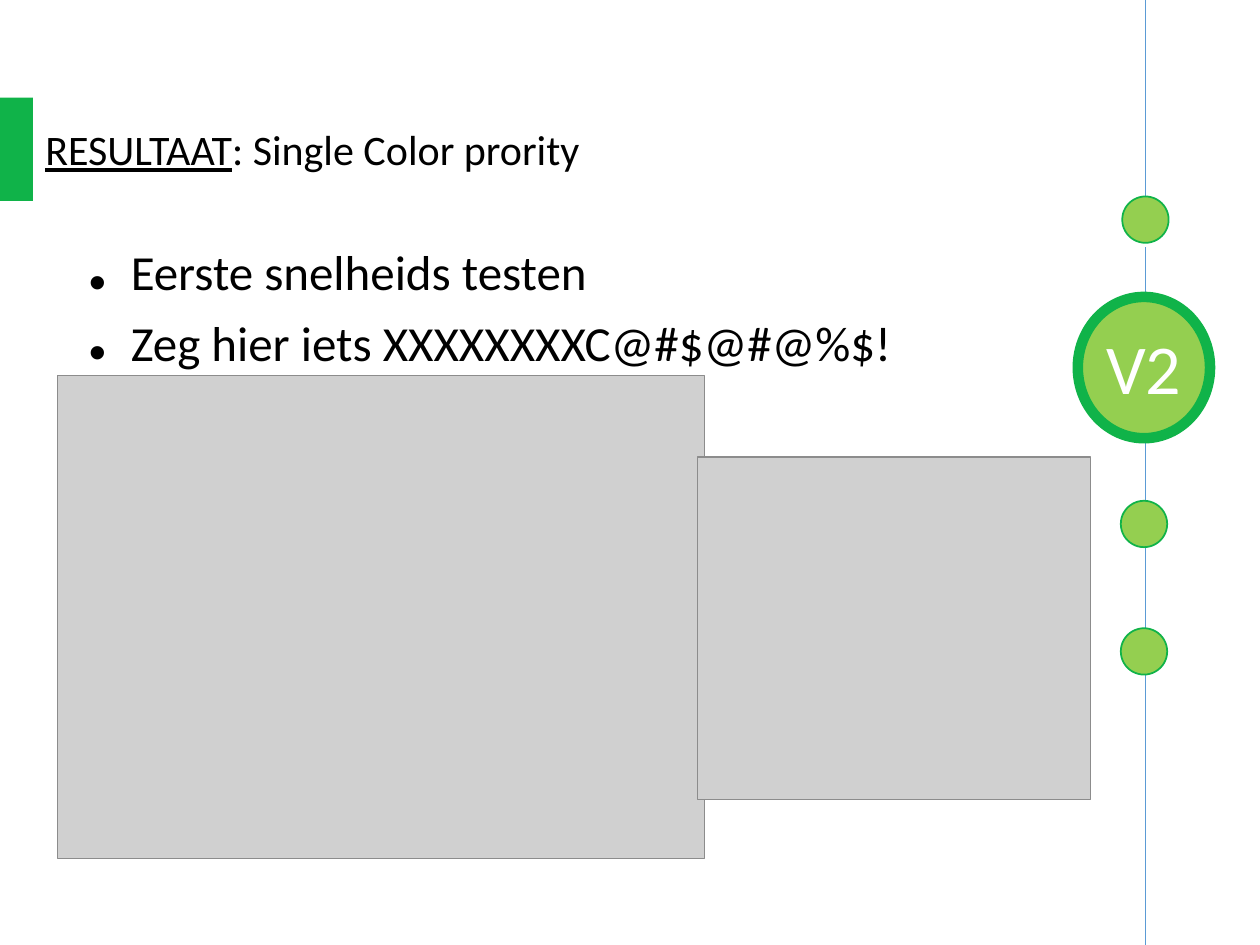
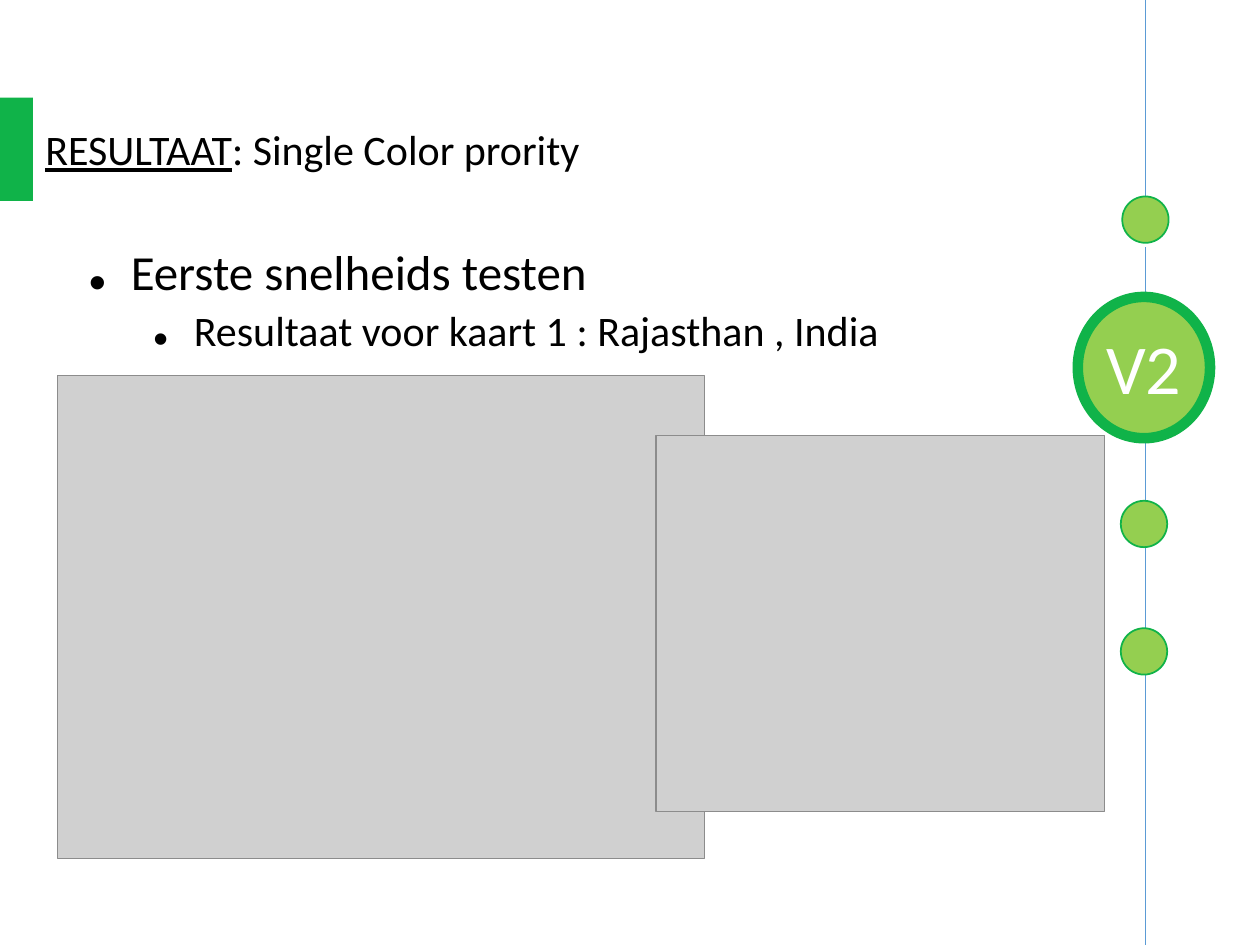
Before and after one commit to kimdebie/Heuristieken-Kaartkleuren, a slide deck: slide 12 of Presentaties/Final/TestDesign v01/8dec.pptx. Drawn at 1260x945 pixels with LibreOffice and Linux fonts; fonts in the diff are those of the drawing; grey boxes stand for pictures. Boxes give left, top, right and bottom in pixels: in the first picture for what was removed or moved away, otherwise in the second. Text is boxed around its words. In the diff, an @@ line names an element or a change of style, - is before the commit and + after.

Commit message:
14:47

```diff
--- a/Presentaties/Final/TestDesign v01/8dec.pptx
+++ b/Presentaties/Final/TestDesign v01/8dec.pptx
@@ text at bbox=[194, 316, 878, 354]: text changed; size 28 to 24 pt @@
-• Zeg hier iets XXXXXXXXC@#$@#@%$!
+  • Resultaat voor kaart 1 : Rajasthan , India
@@ picture: place and size @@
-picture at bbox=[697, 457, 1090, 800]
+picture at bbox=[656, 436, 1105, 811]
```
Also in this commit, not shown: 4 other slides changed, 5 slides added.
